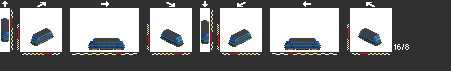
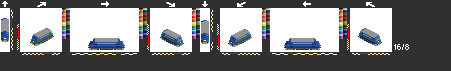
The second 451×71 image is a revision of the first. Changes to its layers:
added layer "mav3" above "mav2" over [1, 19, 381, 50]
hid "cflcd1" over [1, 19, 381, 50]
painted on "my" over [62, 8, 347, 39]
